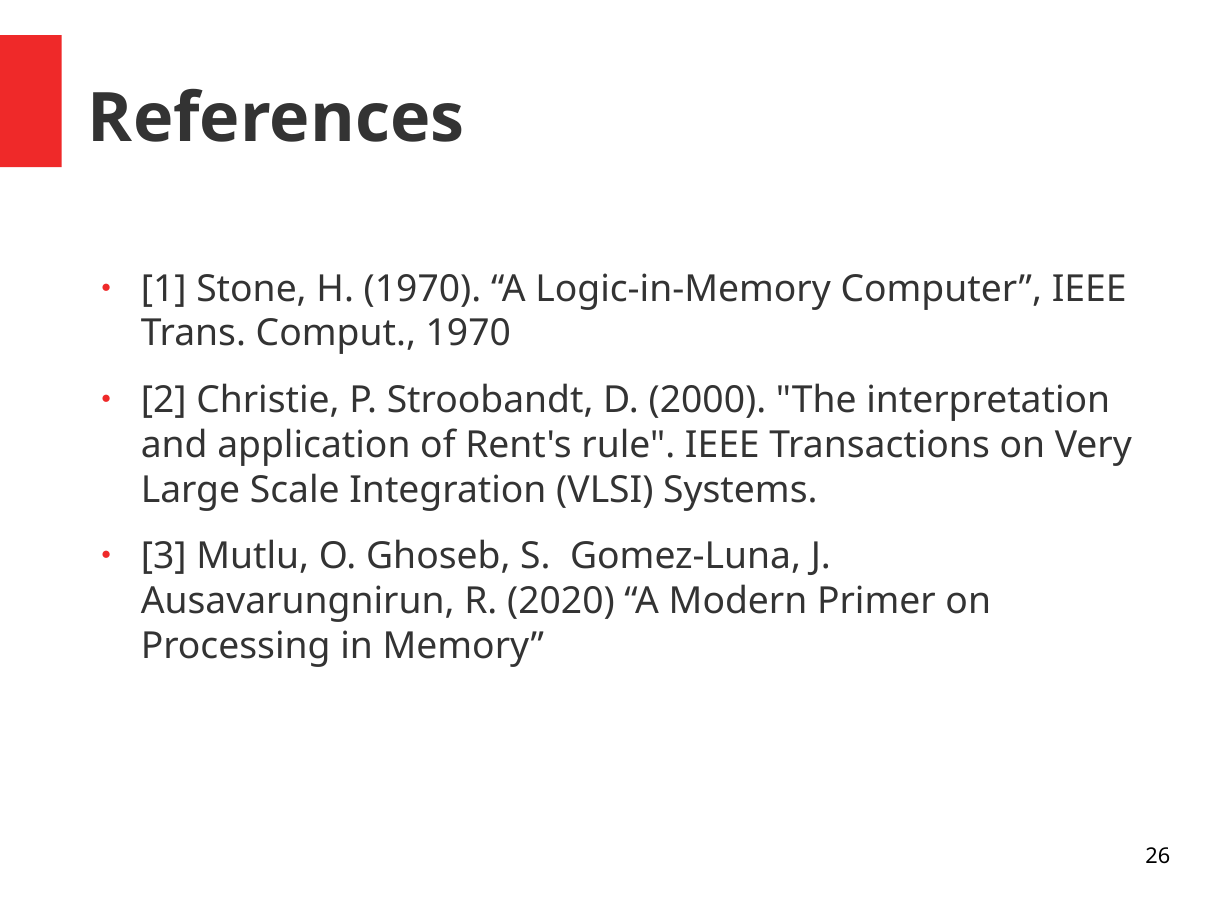
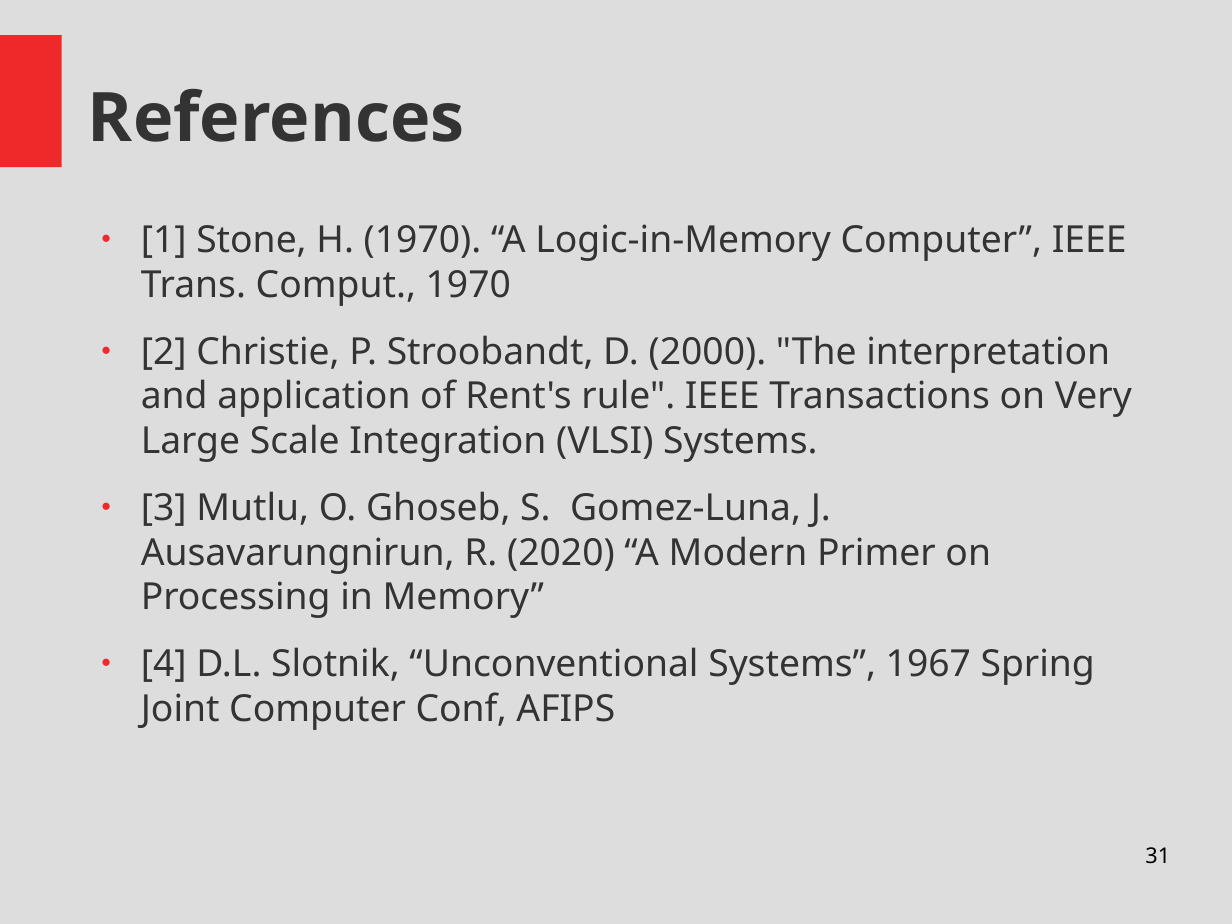
Before and after one commit to Thapep/PPS, a slide deck: slide 31 of inmemory/In Memory Processing Presentation.odp (slide 26 before the commit). Drawn at 1232x924 pixels with LibreOffice and Linux fonts; fonts in the diff are those of the drawing. Boxes give left, top, right and bottom in pixels: in the first picture for what was removed or moved away, otherwise in the second. Text is boxed around its words. In the diff, an @@ line names an element or a change of style, - is before the commit and + after.

```diff
--- a/inmemory/In Memory Processing Presentation.odp
+++ b/inmemory/In Memory Processing Presentation.odp
@@ background #FFFFFF to #DDDDDD @@
@@ text "[1] Stone, H. (1970). “A ...": place and size @@
-text "[1] Stone, H. (1970). “A ..." at [141,273,1132,667]
+text "[1] Stone, H. (1970). “A ..." at [141,224,1132,730]
@@ text at [141,647,1095,730]: paragraph added @@
+● [4] D.L. Slotnik, “Unconventional Systems”, 1967 Spring Joint Computer Conf, AFIPS
@@ page number at [1145,847,1170,864]: text changed @@
-26
+31
```
Also in this commit, not shown: 9 other slides changed, 5 slides added, 1 other file.
